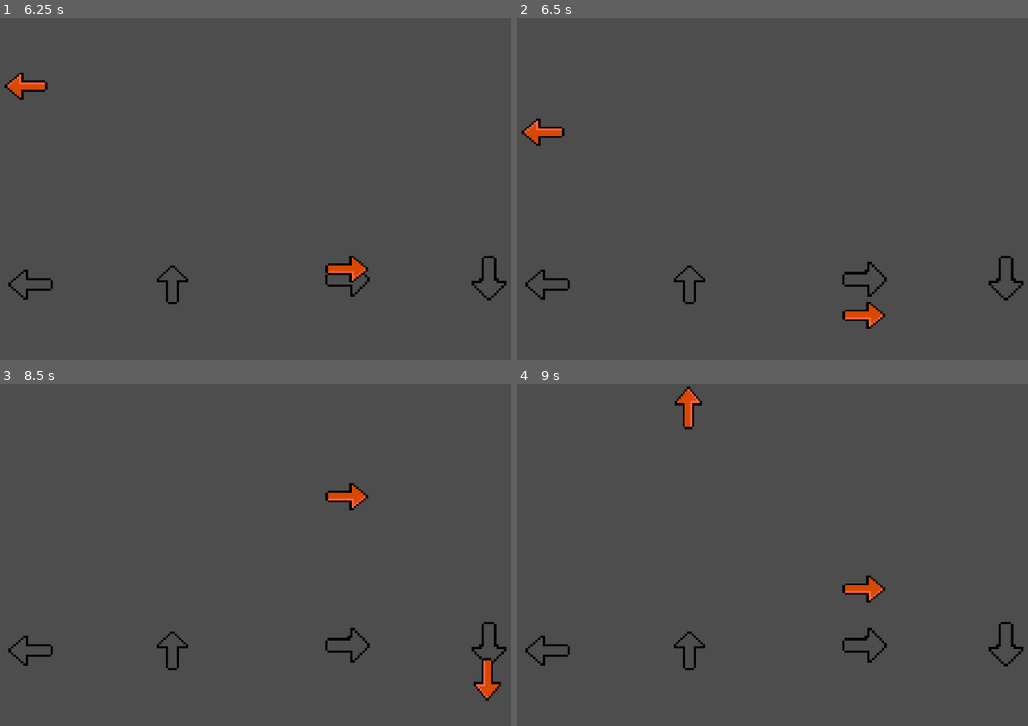
Above: before the commit, frames 1-4 (two rows, left to right).
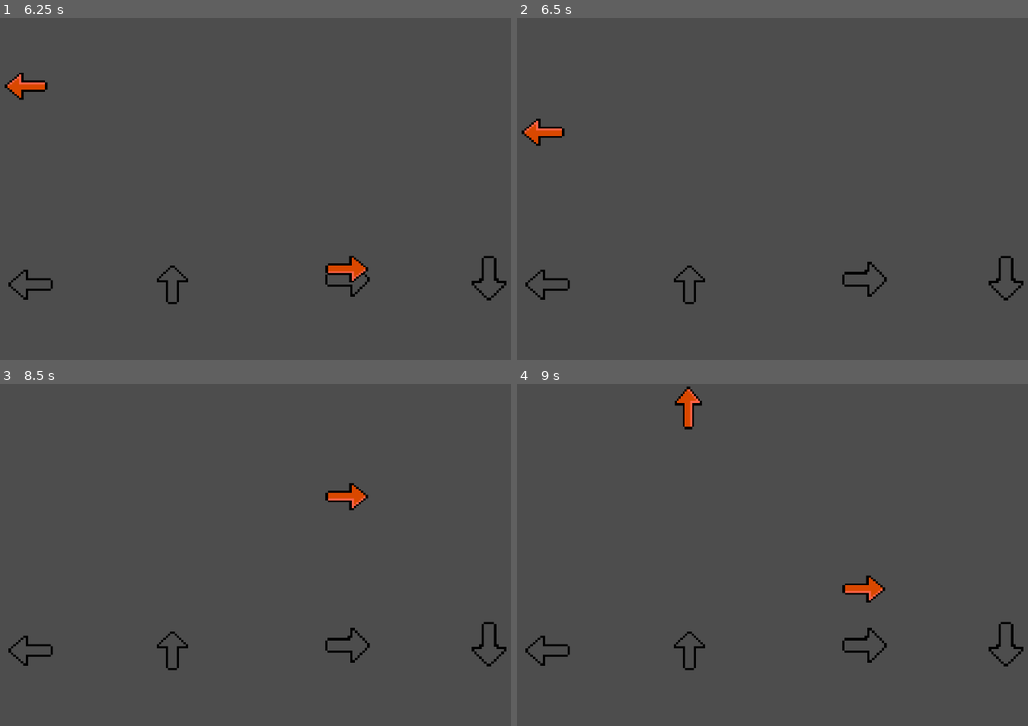
Above: after the commit, the same moments.

Repository: GabrielVelasquez7/Florentino-diablo
Game: Godot game, scene res://Mundo.tscn
Same seed, same stepped clock (60 frames per second), same inputs: the game is played once before the commit and once after it.
Inputs:
- Up to frame 1 (6.25 s): tap Enter at 0.5 s; hold Right (ui_right) 0.53-1.28 s; hold Down (ui_down) 1.28-2.03 s; hold Right (ui_right) 2.03-2.78 s; hold Up (ui_up) 2.78-3.53 s; hold Left (ui_left) 3.53-5.03 s; hold Down (ui_down) 5.03-5.78 s; hold Right (ui_right) from 5.78 s (still down)
- Up to frame 2 (6.5 s): keep holding Right (ui_right)
- Up to frame 3 (8.5 s): release Right (ui_right) at 6.53 s; hold Up (ui_up) 6.53-7.28 s; hold Right (ui_right) 7.28-8.03 s; hold Down (ui_down) from 8.03 s (still down)
- Up to frame 4 (9 s): release Down (ui_down) at 8.78 s; hold Left (ui_left) from 8.78 s (still down)

Frame 1 is identical in both runs. In frame 2, 0.3% of the frame differs, in the area x 63-73%, y 83-91%; in frame 3, 0.3%; in frame 4, nothing differs.

Commit message:
velocidad

Diff:
--- a/Catcher.tscn
+++ b/Catcher.tscn
@@ -7,5 +7,5 @@
 position = Vector2(119, 110)
 
 [node name="CollisionShape2D" type="CollisionShape2D" parent="."]
-position = Vector2(3, 1)
+position = Vector2(34, 29)
 shape = SubResource("CircleShape2D_ynlsk")
--- a/Keyobject.gd
+++ b/Keyobject.gd
@@ -4,6 +4,16 @@
 
 var inside_area = false
 var direction = -1  # -1 como valor predeterminado para la dirección
+
+# Definir una señal para notificar al Catcher cuando la tecla correcta sea presionada
+signal key_pressed_correctly(direction)
+
+# Referencia al AnimationPlayer del Catcher 1 (ya que solo tienes uno)
+var catcher_animation_player: AnimationPlayer = null
+
+func _ready():
+	# Asignamos el AnimationPlayer solo para el Catcher 1
+	catcher_animation_player = get_node_or_null("$Objects/Catcher/Sprite2D/AnimationPlayer")
 
 func _process(delta):
 	position.y += GRAVITY * delta  # Aplica la gravedad a la flecha
@@ -12,29 +22,25 @@
 	if inside_area:
 		# Verificamos si la tecla correcta está presionada para la dirección
 		if is_correct_key_pressed():
-			print("debug=> tecla correcta presionada, eliminando flecha!")
-			play_correct_animation()  # Reproduce la animación
+			# Solo intentamos reproducir la animación si la dirección es 0 (Catcher 1)
+			if direction == 0 and catcher_animation_player:
+				catcher_animation_player.play("change_color")  # Reproduce la animación
 			queue_free()  # Elimina la flecha cuando la tecla es presionada
 
 # Función que verifica si la tecla presionada corresponde a la dirección de la flecha
 func is_correct_key_pressed():
 	match direction:
-		0:  # Flecha hacia la izquierda
+		0:  # Flecha hacia la izquierda (Catcher 1)
 			if Input.is_action_pressed("ui_left"):
-				print("debug=> Flecha hacia la izquierda y tecla izquierda presionada")
 				return true
-
 		1:  # Flecha hacia la derecha
 			if Input.is_action_pressed("ui_right"):
-				print("debug=> Flecha hacia la derecha y tecla derecha presionada")
 				return true
 		2:  # Flecha hacia arriba
 			if Input.is_action_pressed("ui_up"):
-				print("debug=> Flecha hacia arriba y tecla arriba presionada")
 				return true
 		3:  # Flecha hacia abajo
 			if Input.is_action_pressed("ui_down"):
-				print("debug=> Flecha hacia abajo y tecla abajo presionada")
 				return true
 		_:
 			return false  # Si no tiene dirección asignada, no hace nada
@@ -55,8 +61,10 @@
 		3:
 			rotation_degrees = -90  # Flecha hacia abajo
 
-# Reproduce la animación
-func play_correct_animation():
-	var animation_player = $Objects/Catcher/Sprite2D/AnimationPlayer
-	if animation_player:
-		animation_player.play("correct_arrow")
+# Detecta cuando la flecha entra en el área de otra entidad
+func _on_area_entered(area):
+	inside_area = true
+
+# Detecta cuando la flecha sale del área de otra entidad
+func _on_area_exited(area):
+	inside_area = false
--- a/Mundo.tscn
+++ b/Mundo.tscn
@@ -8,6 +8,21 @@
 [ext_resource type="Texture2D" uid="uid://c2rxa13vhuveh" path="res://Flecha_arriba.png" id="5_usceg"]
 [ext_resource type="Texture2D" uid="uid://k3xthxkauxig" path="res://Flecha_abajo.png" id="7_nyc2j"]
 [ext_resource type="Texture2D" uid="uid://wwy4s7glmlsu" path="res://Flecha_izquierda_acierto.png" id="8_ou44h"]
+
+[sub_resource type="Animation" id="Animation_f5y1o"]
+length = 0.001
+tracks/0/type = "value"
+tracks/0/imported = false
+tracks/0/enabled = true
+tracks/0/path = NodePath("Objects/Catcher/Sprite2D:texture")
+tracks/0/interp = 1
+tracks/0/loop_wrap = true
+tracks/0/keys = {
+"times": PackedFloat32Array(0),
+"transitions": PackedFloat32Array(1),
+"update": 1,
+"values": [ExtResource("4_glxlq")]
+}
 
 [sub_resource type="Animation" id="Animation_3uuo5"]
 resource_name = "change_color"
@@ -22,21 +37,6 @@
 "transitions": PackedFloat32Array(1, 1, 1),
 "update": 1,
 "values": [ExtResource("4_glxlq"), ExtResource("8_ou44h"), ExtResource("4_glxlq")]
-}
-
-[sub_resource type="Animation" id="Animation_f5y1o"]
-length = 0.001
-tracks/0/type = "value"
-tracks/0/imported = false
-tracks/0/enabled = true
-tracks/0/path = NodePath("Objects/Catcher/Sprite2D:texture")
-tracks/0/interp = 1
-tracks/0/loop_wrap = true
-tracks/0/keys = {
-"times": PackedFloat32Array(0),
-"transitions": PackedFloat32Array(1),
-"update": 1,
-"values": [ExtResource("4_glxlq")]
 }
 
 [sub_resource type="AnimationLibrary" id="AnimationLibrary_oxm8g"]
Not shown, added: Key3834.tmp
